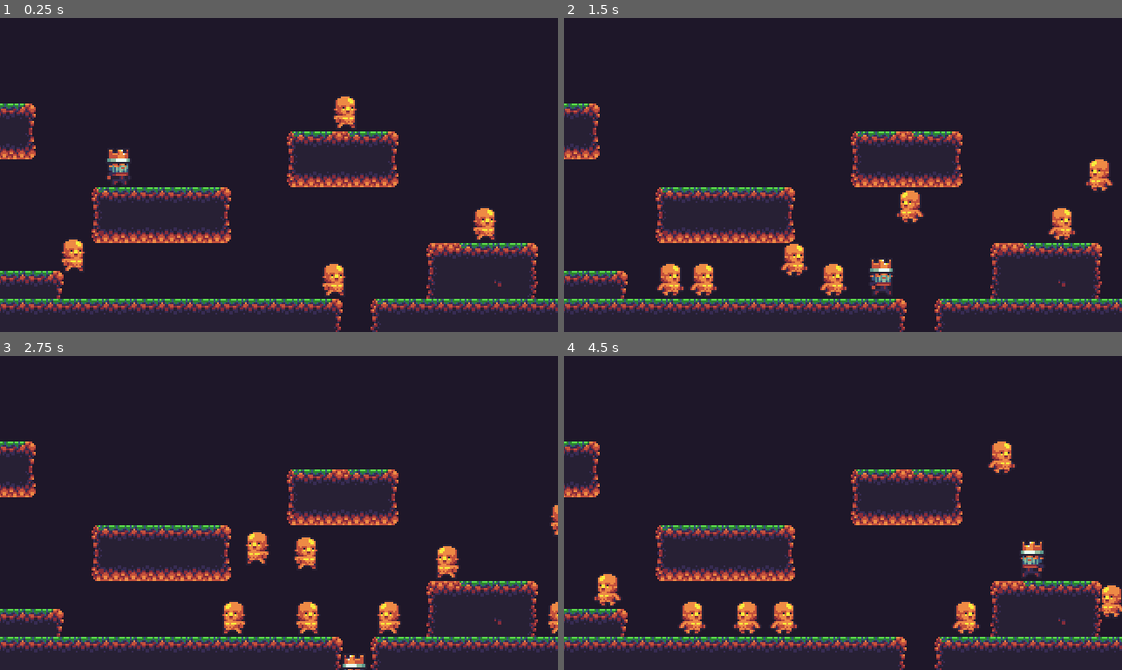
Above: before the commit, frames 1-4 (two rows, left to right).
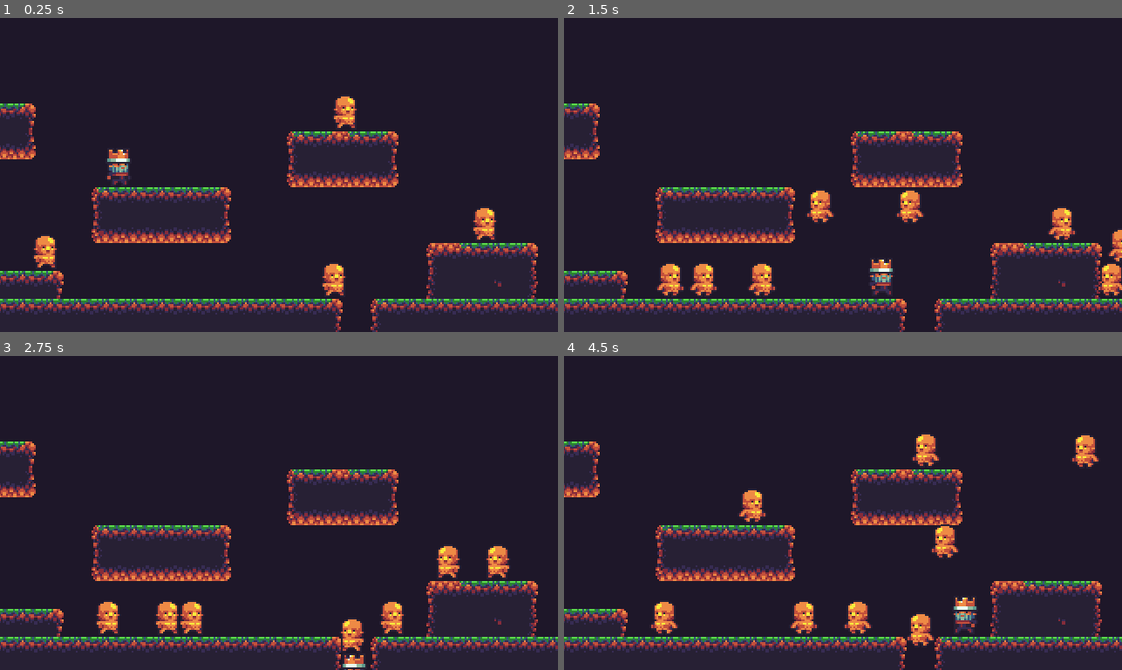
Above: after the commit, the same moments.

Repository: RyanFleck/FirstGodotProject
Game: Godot game, scene res://Scenes/StageOne.tscn
Same seed, same stepped clock (60 frames per second), same inputs: the game is played once before the commit and once after it.
Inputs:
- Up to frame 1 (0.25 s): no input
- Up to frame 2 (1.5 s): tap Enter (ui_accept) at 0.5, 0.77 s; hold Right (ui_right) from 0.53 s (still down)
- Up to frame 3 (2.75 s): tap Enter (ui_accept) at 1.52 s; release Right (ui_right) at 2.03 s; hold Left (ui_left) from 2.03 s (still down)
- Up to frame 4 (4.5 s): release Left (ui_left) at 2.78 s; hold Right (ui_right) 2.78-4.28 s; tap Enter (ui_accept) at 3.02, 3.77 s; hold Left (ui_left) from 4.28 s (still down)

The runs differ from the first frame. In frame 1, 0.6% of the frame differs, in the area x 6-16%, y 69-81%; in frame 2, 2.1%; in frame 3, 3.3%; in frame 4, 5.1%, in the area x 5-100%, y 25-93%.

Commit message:
Fix Z-Depth of android controls.

Diff:
--- a/Objects/Demon.gd
+++ b/Objects/Demon.gd
@@ -12,7 +12,7 @@
 const turn_timeout = 0.5
 var time_since_last_turn = 0
 
-const jump_timeout = 0.3
+const jump_timeout = 0.7
 var current_jump_timeout = 0
 
 # Called when the node enters the scene tree for the first time.
--- a/Scenes/StageOne.tscn
+++ b/Scenes/StageOne.tscn
@@ -18,6 +18,8 @@
 position = Vector2( 30.6819, 27.3328 )
 
 [node name="Controls" type="Node2D" parent="."]
+z_index = 100
+z_as_relative = false
 
 [node name="TouchScreenButton" type="TouchScreenButton" parent="Controls"]
 modulate = Color( 1, 1, 1, 0.4 )
@@ -55,29 +57,29 @@
 action = "ui_attack"
 visibility_mode = 1
 
-[node name="Demon" parent="Controls" instance=ExtResource( 4 )]
+[node name="Demon" parent="." instance=ExtResource( 4 )]
 position = Vector2( 143.347, -8.8704 )
 
-[node name="Demon2" parent="Controls" instance=ExtResource( 4 )]
+[node name="Demon2" parent="." instance=ExtResource( 4 )]
 position = Vector2( 159.547, -107.394 )
 
-[node name="Demon3" parent="Controls" instance=ExtResource( 4 )]
+[node name="Demon3" parent="." instance=ExtResource( 4 )]
 position = Vector2( -81.0567, -19.798 )
 
-[node name="Demon4" parent="Controls" instance=ExtResource( 4 )]
+[node name="Demon4" parent="." instance=ExtResource( 4 )]
 position = Vector2( -62.2862, -21.5044 )
 
-[node name="Demon5" parent="Controls" instance=ExtResource( 4 )]
+[node name="Demon5" parent="." instance=ExtResource( 4 )]
 position = Vector2( 312.554, 39.9262 )
 
-[node name="Demon6" parent="Controls" instance=ExtResource( 4 )]
+[node name="Demon6" parent="." instance=ExtResource( 4 )]
 position = Vector2( 336.444, 40.495 )
 
-[node name="Demon7" parent="Controls" instance=ExtResource( 4 )]
+[node name="Demon9" parent="." instance=ExtResource( 4 )]
+position = Vector2( -28.7269, 75.7607 )
+
+[node name="Demon7" parent="." instance=ExtResource( 4 )]
 position = Vector2( 136.794, 83.7239 )
 
-[node name="Demon" parent="Controls/Demon7" instance=ExtResource( 4 )]
-position = Vector2( -165.521, -7.96324 )
-
-[node name="Demon8" parent="Controls" instance=ExtResource( 4 )]
+[node name="Demon8" parent="." instance=ExtResource( 4 )]
 position = Vector2( 223.252, 50.7334 )
